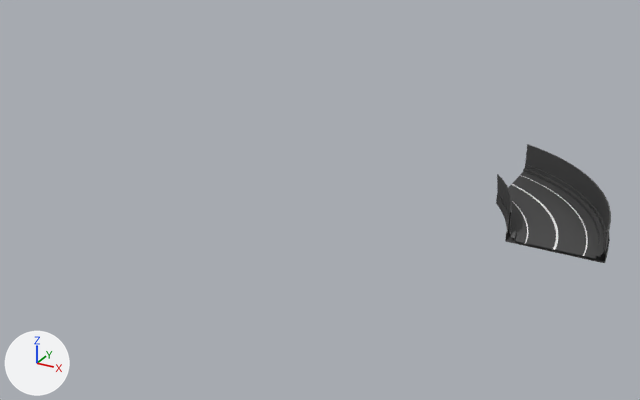
What one commit did to the FBX model Kartgame/Assets/ModsReinaldo/Prefabs/pista/pista_rampa_esquerda.fbx.
Camera for both pictures: a 50 mm lens placed at (39.1, -72.2, 52.5), pointed at (-9.9, 17.1, 7.9). Lighting does not change. The marker at lower left points along +X, +Y and +Z.

In view in the first picture: 'rampa_esquerda', 'rampa_esquerda.002'.
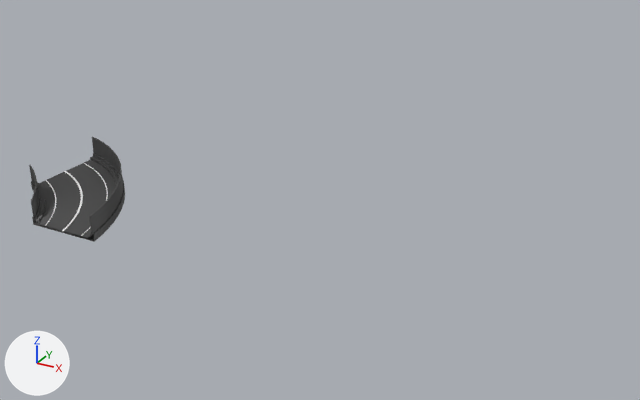
Commit message: update pista_rampa2

The change in detail:
me_plane_032 is used by ob_rampa_esquerda_002; parent ob_rampa_esquerda; location (-3367.0, -1197.0, 641.4).
me_plane_032 had 136 vertices, 81 faces and spanned x 2836.0..4235.0, y 1066.0..1705.0, z -1525.0..-127.0.
me_plane_032 now has 136 vertices, 81 faces and spans x 2839.0..4234.0, y 1049.0..1651.0, z -1525.0..-127.0.
me_plane_032 part 1: 34 of the vertices in x 2836.0..3116.0, y 1339.0..1682.0, z -398.0..-128.0 are moved by (3.0, -56.0, 1.0).
me_plane_032 part 2: 28 of the vertices in x 3255.0..4235.0, y 1336.0..1636.0, z -1465.0..-127.0 are moved by (-1.0, -54.0, 0.0).
Object 'rampa_esquerda' (ob_rampa_esquerda) moves from (15.36, 27.62, 7.61) to (-38.56, 4.07, 7.42).
Object 'rampa_esquerda' (ob_rampa_esquerda) is rescaled from (0.01, 0.01, 0.01) to (0.00856, 0.01, 0.01).

What differs and where, as boxes (x1, y1, x2, y2) in the pictures (640 x 400 px; the box of a moved part takes in the faces that stretch with it):
'rampa_esquerda', moved, rescaled (17% narrower, 10% shorter): before (496, 164, 610, 263); after (31, 153, 125, 242)
'rampa_esquerda.002', reshaped, moved, rescaled (17% narrower, 10% shorter): before (497, 144, 611, 252); after (29, 137, 123, 234)
part 1 of me_plane_032, moved or reshaped: before (498, 175, 512, 212); after (29, 165, 37, 201)
part 2 of me_plane_032, moved or reshaped: before (556, 156, 611, 233); after (90, 147, 121, 216)
